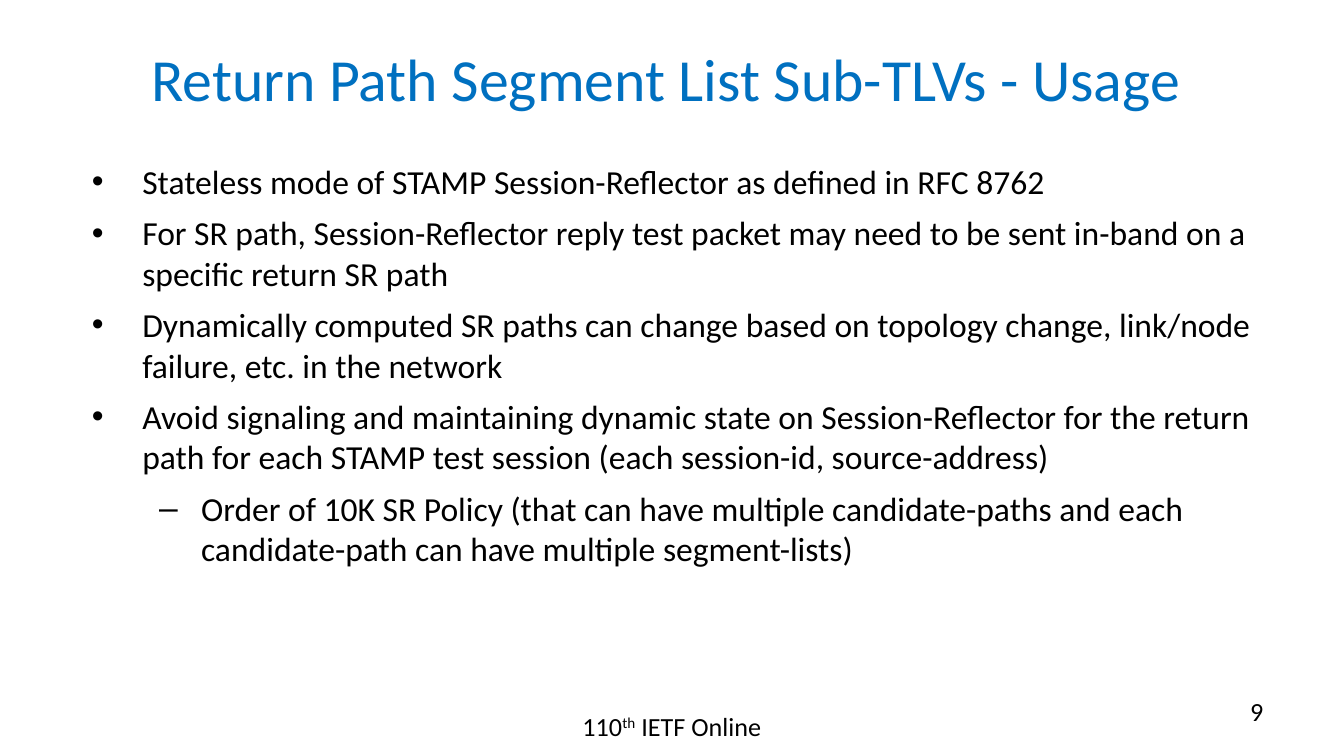
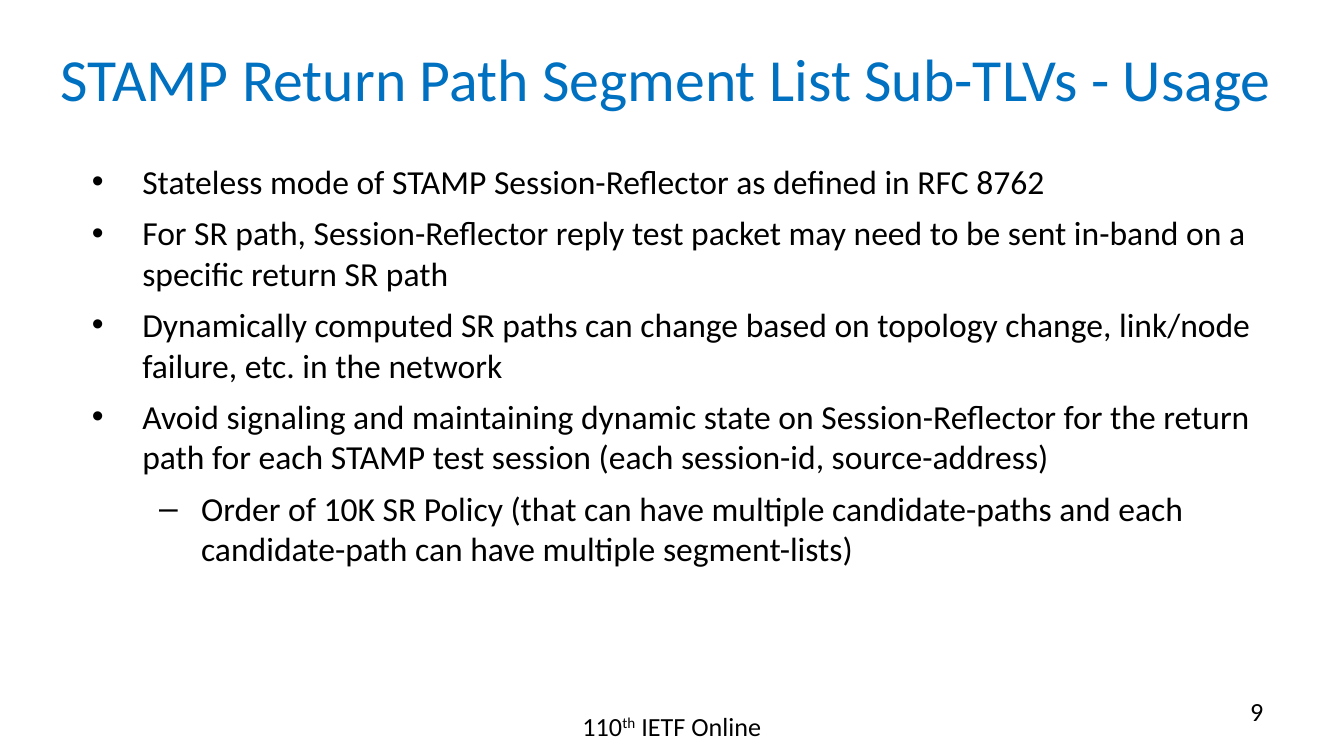
Before and after one commit to rakgandhi/ietf-slides, a slide deck: slide 9 of draft-gandhi-ippm-stamp-srpm-02.pptx. Drawn at 1344x756 pixels with LibreOffice and Linux fonts; fonts in the diff are those of the drawing. Boxes give left, top, right and bottom in pixels: in the first picture for what was removed or moved away, otherwise in the second. Text is boxed around its words. In the diff, an @@ line names an element or a change of style, - is before the commit and + after.

```diff
--- a/draft-gandhi-ippm-stamp-srpm-02.pptx
+++ b/draft-gandhi-ippm-stamp-srpm-02.pptx
@@ title at (x1=61, y1=59, x2=1271, y2=112): text changed @@
-Return Path Segment List Sub-TLVs - Usage
+STAMP Return Path Segment List Sub-TLVs - Usage
```
Also in this commit, not shown: 2 other slides changed, 3 other files.
